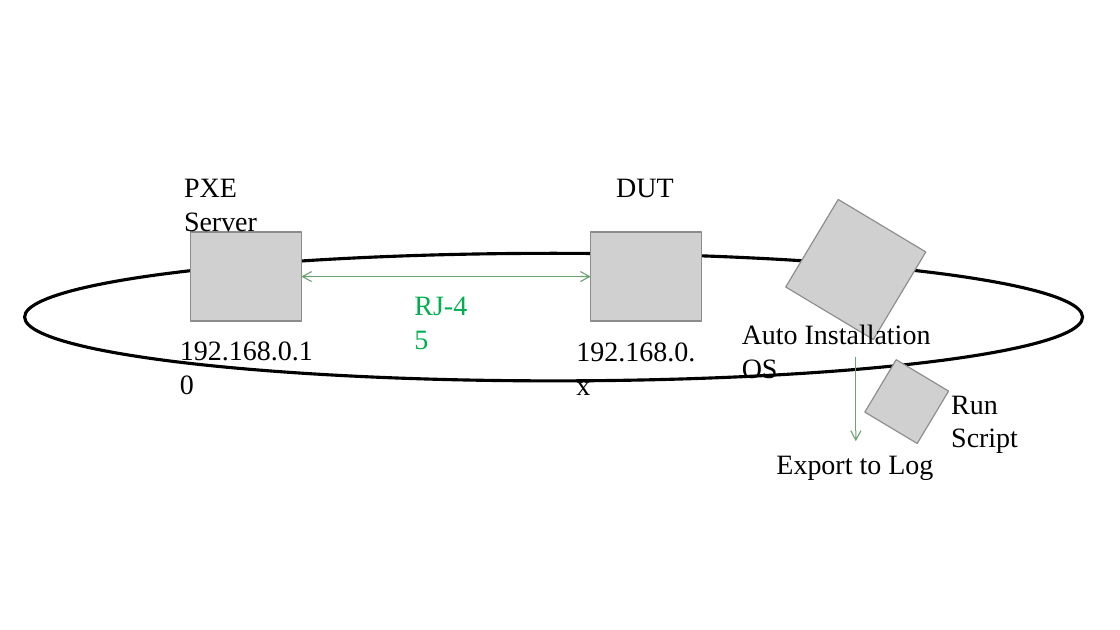
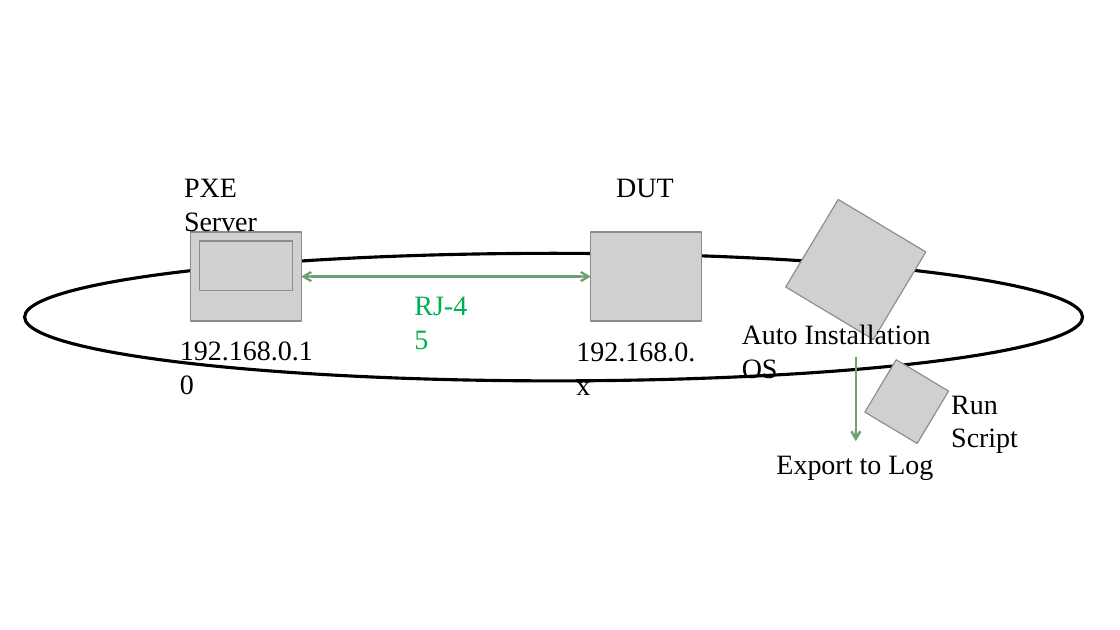
Before and after one commit to jackiejay888/automation, a slide deck: slide 18 of kpi/Automation Testing/Automation Testing_20200722.pptx. Drawn at 1120x630 pixels with LibreOffice and Linux fonts; fonts in the diff are those of the drawing; grey boxes stand for pictures; background and template pictures are left out. Boxes give left, top, right and bottom in pixels: in the first picture for what was removed or moved away, otherwise in the second. Text is boxed around its words. In the diff, an @@ line names an element or a change of style, - is before the commit and + after.

```diff
--- a/kpi/Automation Testing/Automation Testing_20200722.pptx
+++ b/kpi/Automation Testing/Automation Testing_20200722.pptx
@@ picture added at (x1=199, y1=241, x2=292, y2=290) @@
@@ double arrow (301, 277) - (591, 277): stroke #6EA172 0.75 pt to #6EA172 1.5 pt @@
@@ arrow (856, 357) - (856, 441): stroke #6EA172 0.75 pt to #6EA172 1.5 pt @@
```
Also in this commit, not shown: 5 other slides changed, 1 other file.
